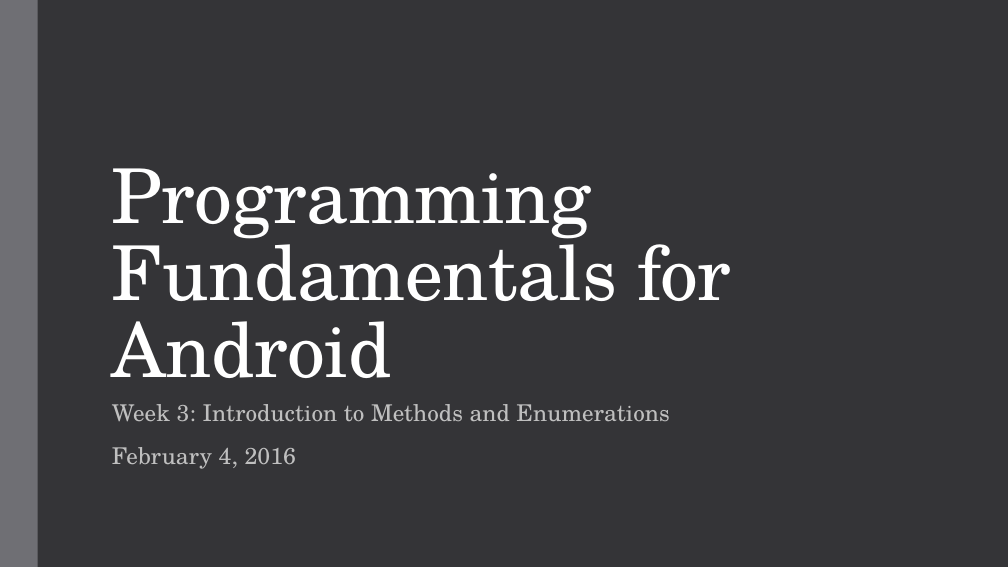
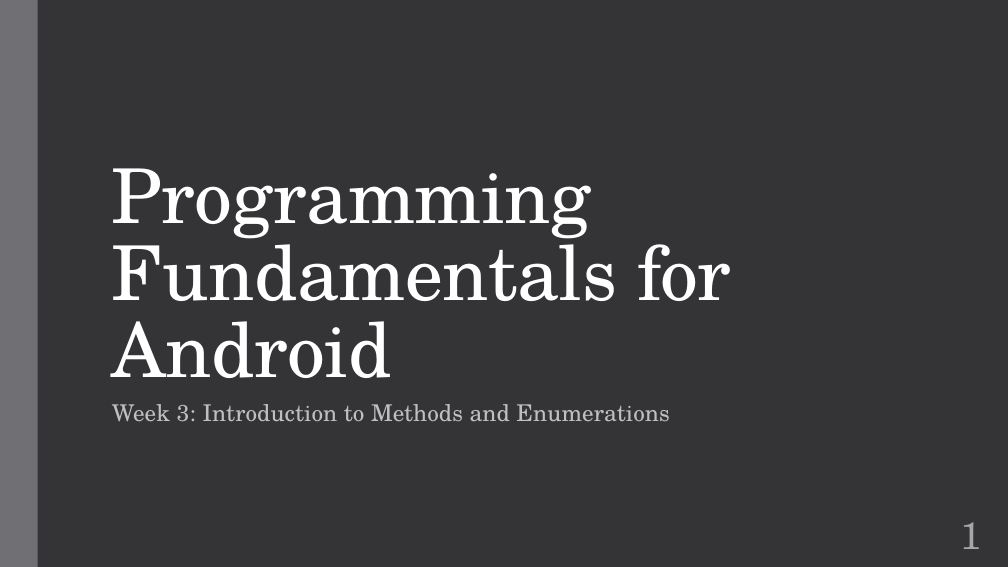
Before and after one commit to zarthur/CSCC-Fundamentals-Android-Notes, a slide deck: slide 1 of week_03/week_03.pptx. Drawn at 1008x567 pixels with LibreOffice and Linux fonts; fonts in the diff are those of the drawing. Boxes give left, top, right and bottom in pixels: in the first picture for what was removed or moved away, otherwise in the second. Text is boxed around its words. In the diff, an @@ line names an element or a change of style, - is before the commit and + after.

```diff
--- a/week_03/week_03.pptx
+++ b/week_03/week_03.pptx
@@ subtitle at bbox=[112, 447, 297, 469]: paragraph removed @@
-February 4, 2016
@@ page number added at bbox=[961, 522, 982, 549], 36 pt, text #A6A6A6 @@
+1
```
Also in this commit, not shown: 12 other slides changed, 1 other file.
